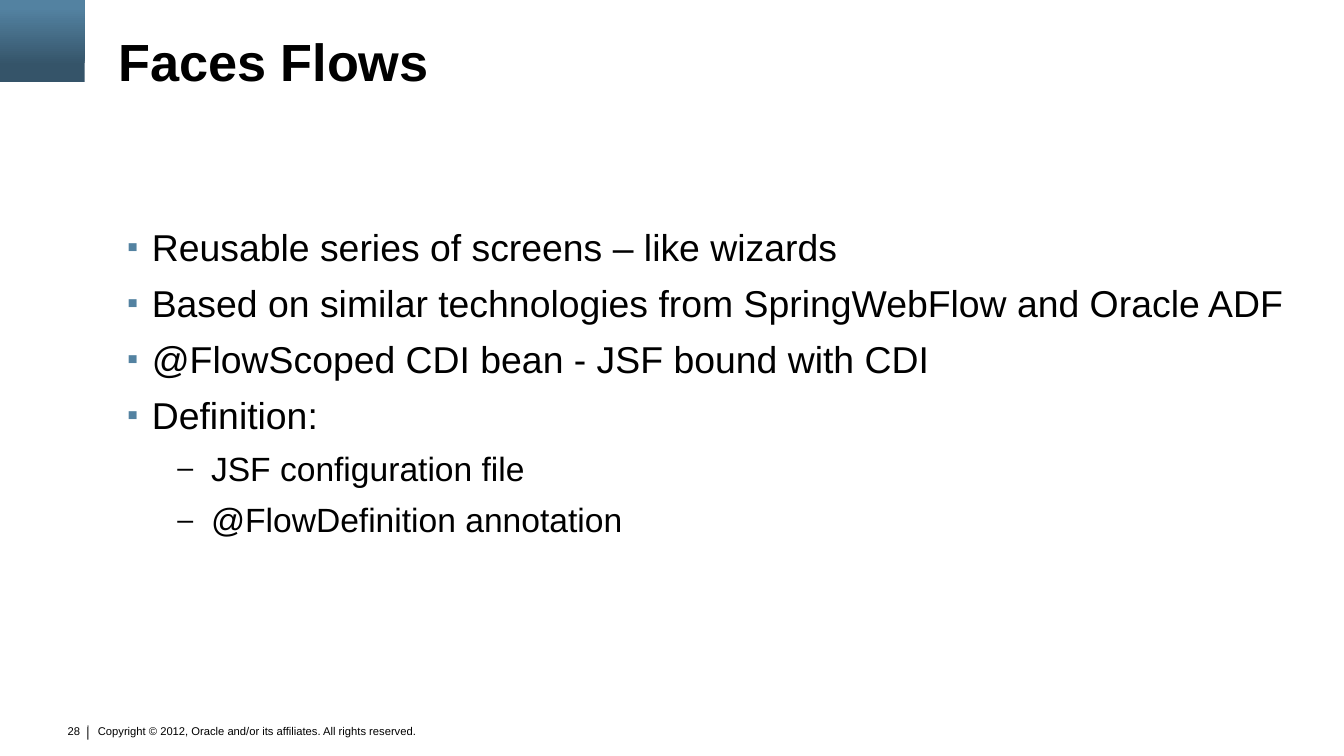
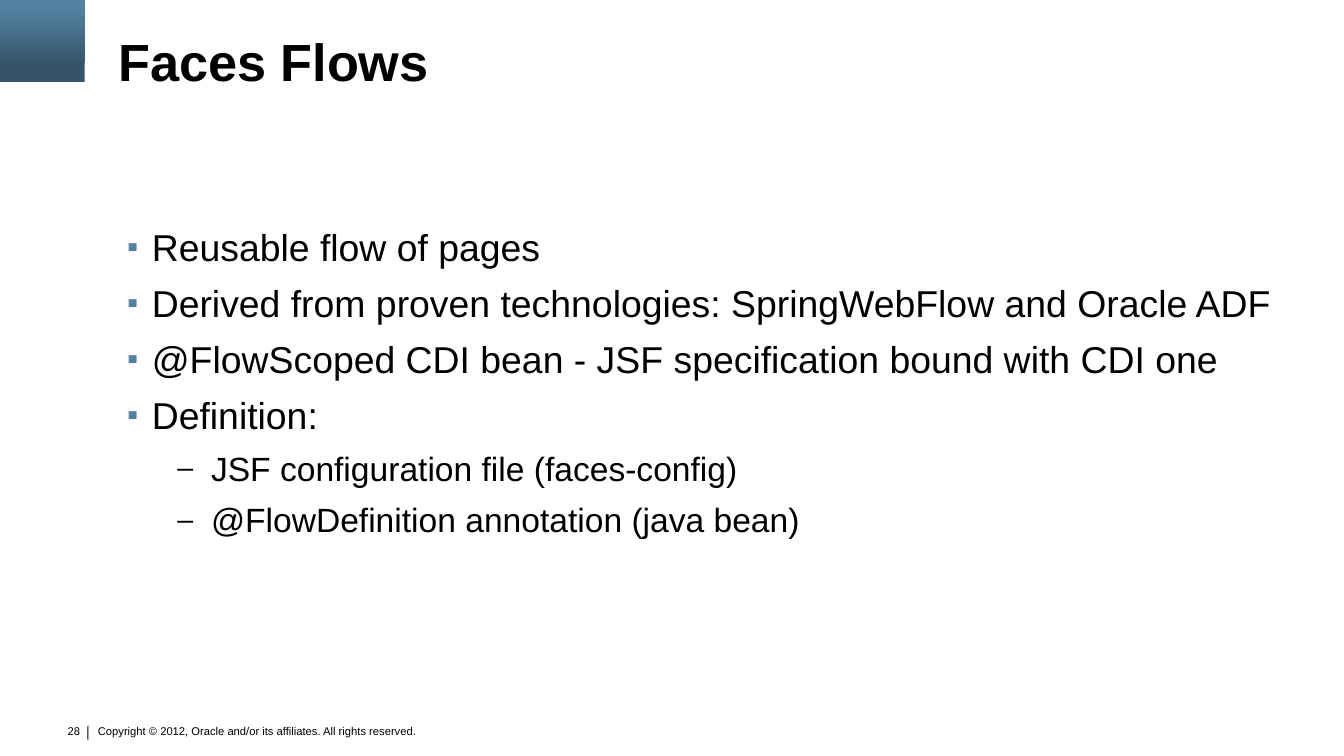
Before and after one commit to marfous/j1demo-pf, a slide deck: slide 28 of con3638.pptx. Drawn at 1344x756 pixels with LibreOffice and Linux fonts; fonts in the diff are those of the drawing; background and template pictures are left out. Boxes give left, top, right and bottom in pixels: in the first picture for what was removed or moved away, otherwise in the second. Text is boxed around its words. In the diff, an @@ line names an element or a change of style, - is before the commit and + after.

```diff
--- a/con3638.pptx
+++ b/con3638.pptx
@@ text at (152,234,1271,380): text changed @@
-▪ Reusable series of screens – like wizards
-▪ Based on similar technologies from SpringWebFlow and Oracle ADF
-▪ @FlowScoped CDI bean - JSF bound with CDI
+▪ Reusable flow of pages
+▪ Derived from proven technologies: SpringWebFlow and Oracle ADF
+▪ @FlowScoped CDI bean - JSF specification bound with CDI one
@@ text at (211,456,800,539): text changed @@
-  – JSF configuration file
-  – @FlowDefinition annotation
+  – JSF configuration file (faces-config)
+  – @FlowDefinition annotation (java bean)
```
Also in this commit, not shown: 7 other slides changed.
